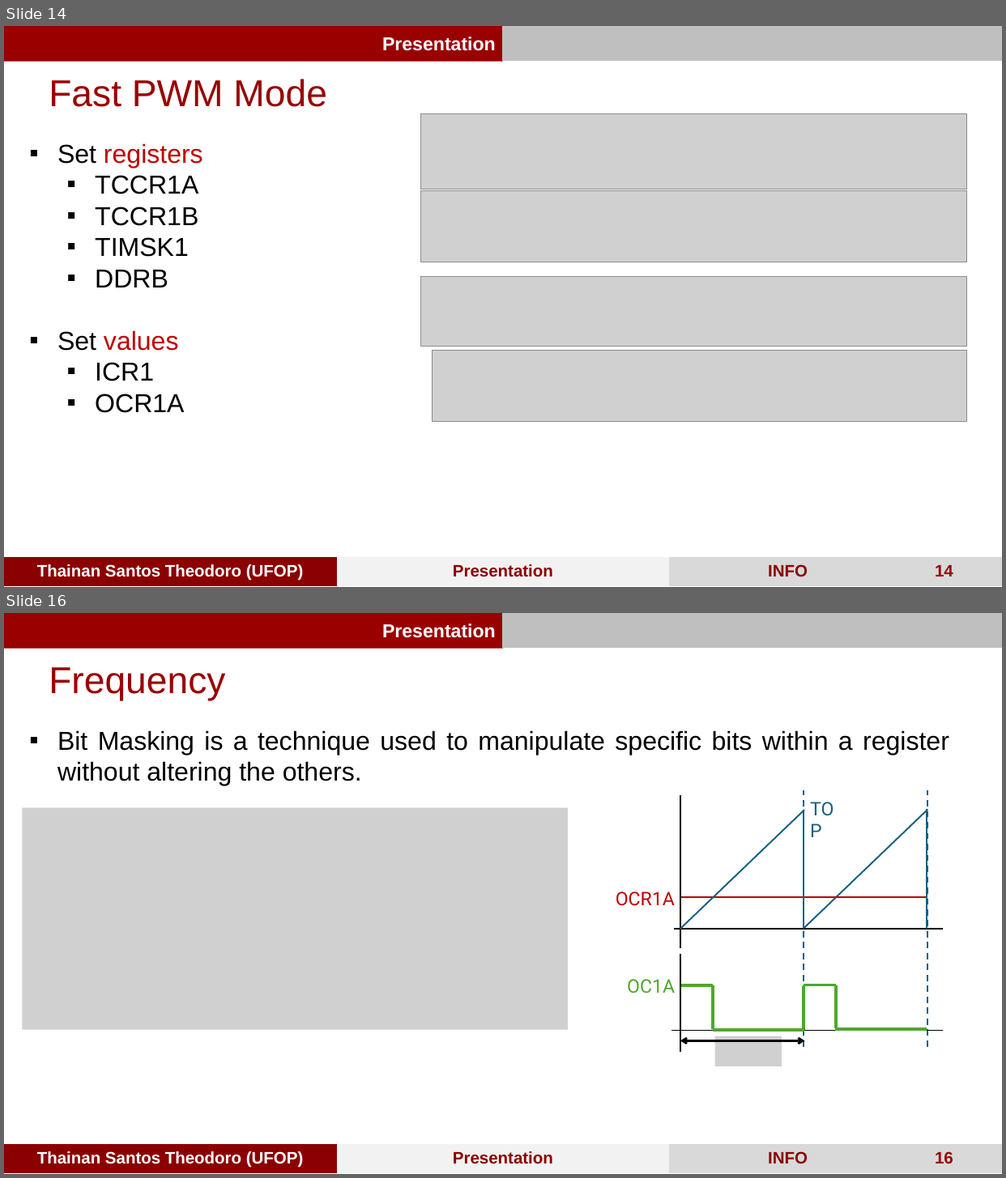
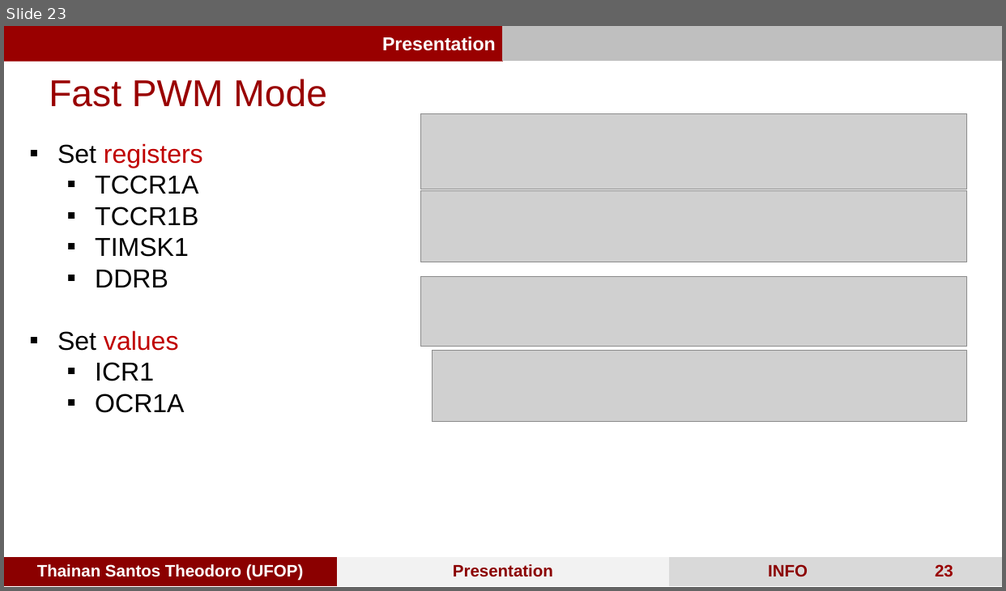
Before and after one commit to ThainanST/sPWM_arduino, a slide deck: Arduino PWM.pptx. Shown one above the other, each under a label of ours: slides 14 and 16 before the commit, slide 23 after it; the slides between them are not shown. The pictures are 1006x1178 and 1006x591 pixels, drawn with LibreOffice and Linux fonts; fonts in the diff are those of the drawing; grey boxes stand for pictures. Boxes give left, top, right and bottom in pixels: in the first picture for what was removed or moved away, otherwise in the second. Text is boxed around its words. In the diff, an @@ line names an element or a change of style, - is before the commit and + after.

```diff
--- a/Arduino PWM.pptx
+++ b/Arduino PWM.pptx
@@ slide 16 removed at <box>4,613,1002,1174</box>, background #FFFFFF; not listed: 5 template elements that a slide beside it also shows @@
@@ text removed at <box>49,667,225,701</box> @@
-  Frequency
@@ text removed at <box>57,730,949,786</box> @@
-▪ Bit Masking is a technique used to manipulate specific bits within a register without altering the others.
@@ line removed from (681, 948) to (681, 796) @@
@@ text removed at <box>803,794,851,824</box> @@
-TOP
@@ line removed from (803, 1047) to (803, 790) @@
@@ line removed from (928, 1047) to (928, 790) @@
@@ picture removed at <box>22,807,568,1030</box> @@
@@ line removed from (680, 929) to (804, 810) @@
@@ line removed from (803, 929) to (928, 809) @@
@@ line removed from (803, 929) to (803, 810) @@
@@ line removed from (927, 929) to (927, 809) @@
@@ text removed at <box>616,892,675,906</box> @@
-OCR1A
@@ line removed from (927, 897) to (681, 897) @@
@@ line removed from (943, 929) to (675, 929) @@
@@ line removed from (680, 1053) to (680, 954) @@
@@ text removed at <box>627,979,675,994</box> @@
-OC1A
@@ line removed from (713, 986) to (681, 986) @@
@@ line removed from (713, 1030) to (713, 986) @@
@@ line removed from (803, 1030) to (803, 986) @@
@@ line removed from (836, 985) to (803, 985) @@
@@ line removed from (836, 1029) to (836, 985) @@
@@ line removed from (943, 1031) to (671, 1031) @@
@@ double arrow removed from (805, 1041) to (681, 1041) @@
@@ line removed from (804, 1030) to (713, 1030) @@
@@ picture removed at <box>715,1037,782,1067</box> @@
@@ line removed from (927, 1030) to (836, 1030) @@
@@ what was slide 14 is now slide 23 @@
@@ page number at <box>935,565,953,578</box>: text changed @@
-14
+23
```
Also in this commit, not shown: 15 slides changed, 26 slides added, 2 other slides removed, 50 other files.
